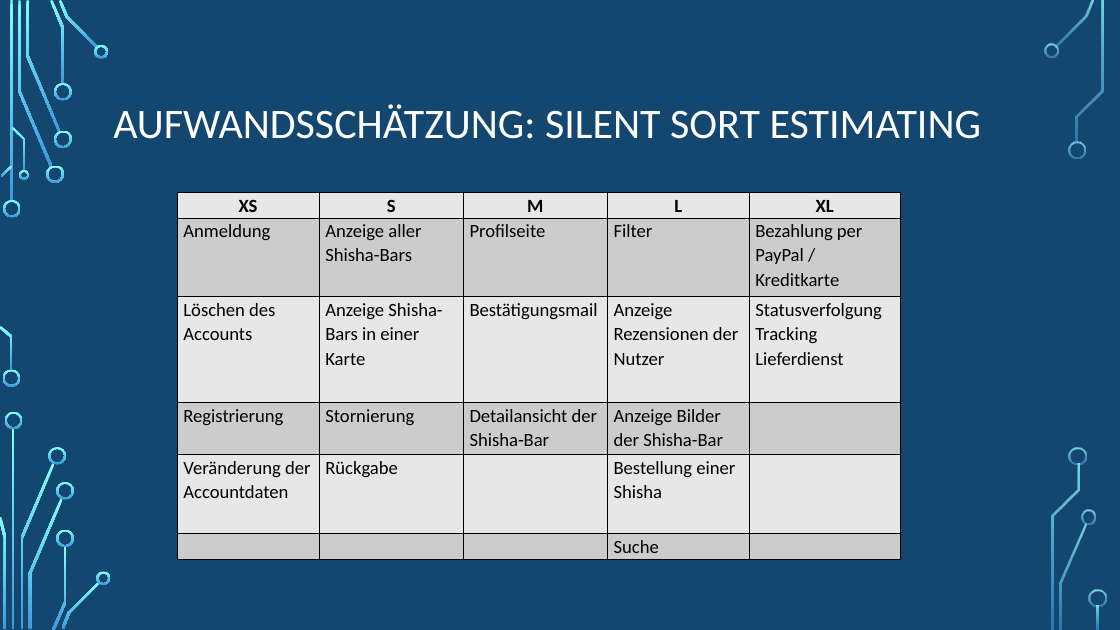
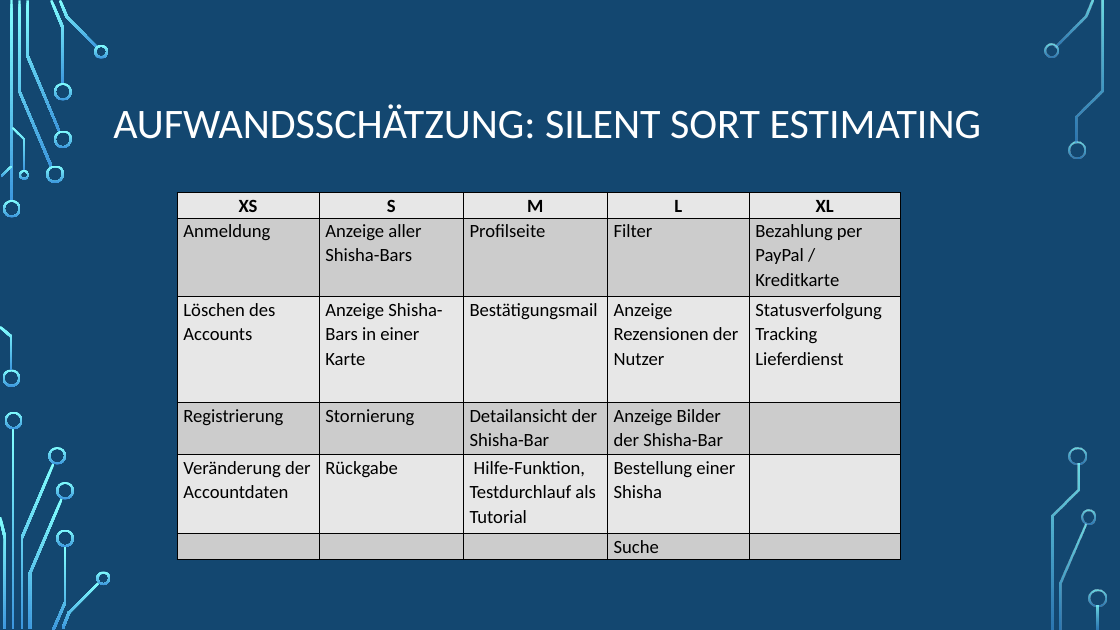
Before and after one commit to kevkre/SE2_Shisha-At-Home, a slide deck: slide 36 of Shisha-AT-Home.pptx. Drawn at 1120x630 pixels with LibreOffice and Linux fonts; fonts in the diff are those of the drawing; background and template pictures are left out. Boxes give left, top, right and bottom in pixels: in the first picture for what was removed or moved away, otherwise in the second. Text is boxed around its words. In the diff, an @@ line names an element or a change of style, - is before the commit and + after.

```diff
--- a/Shisha-AT-Home.pptx
+++ b/Shisha-AT-Home.pptx
@@ table at (177, 192, 902, 560) @@
-row 5, column 3: 
+row 5, column 3: Hilfe-Funktion, Testdurchlauf als Tutorial
```
Also in this commit, not shown: 2 other files.
